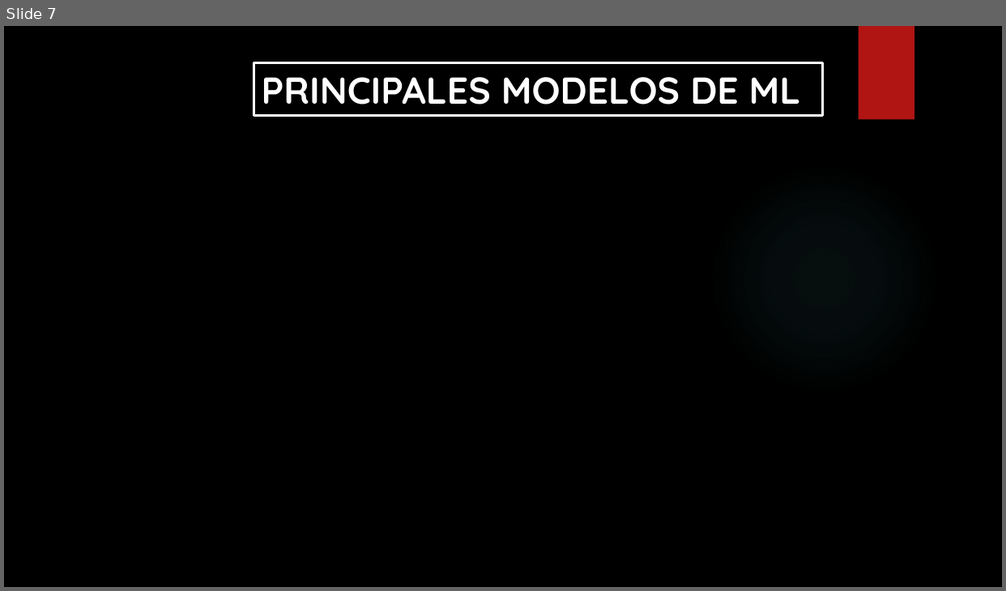
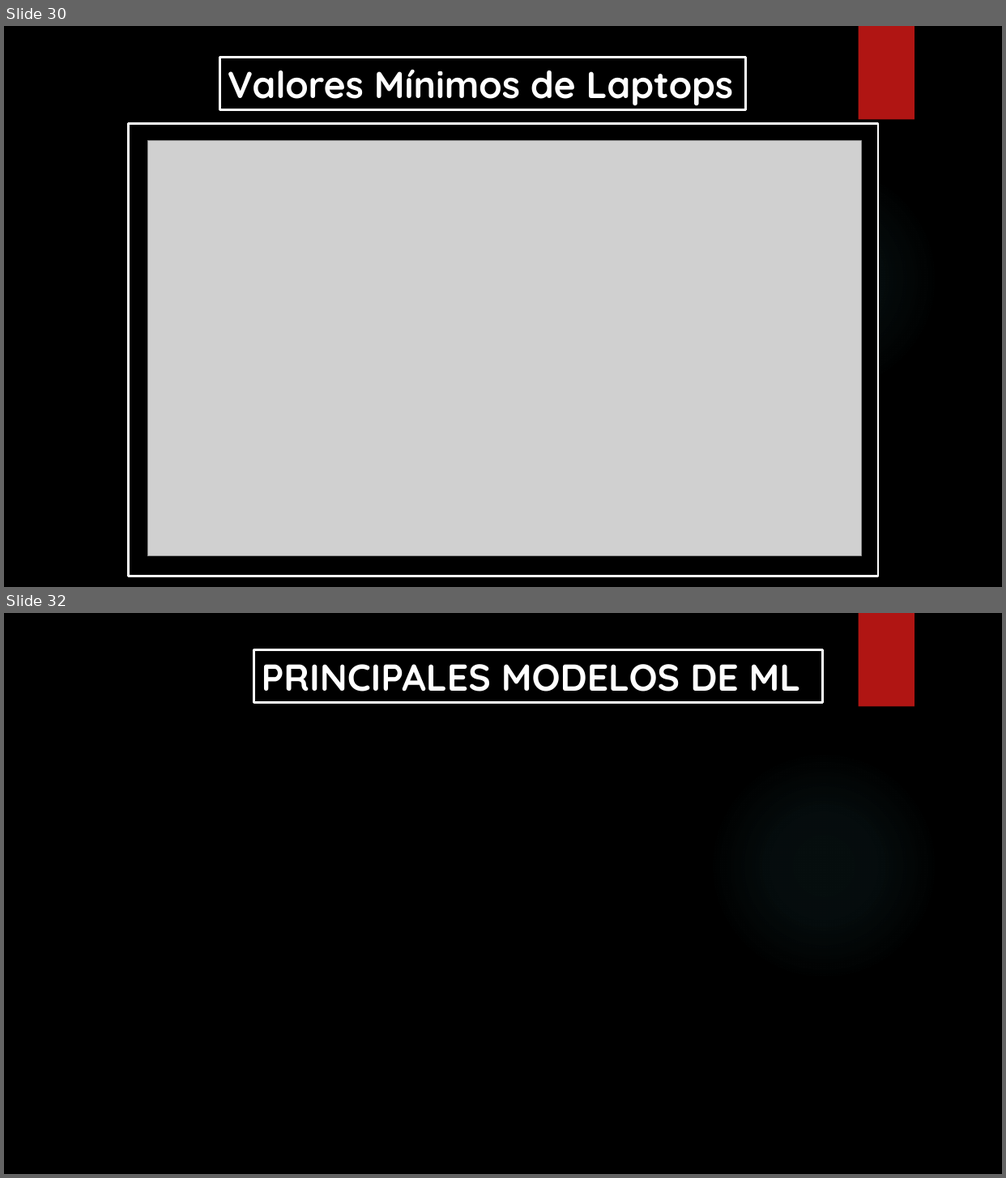
Before and after one commit to Isaac244/Proyecto_Machine_Learning, a slide deck: PROYECTO-MACHINE-LEARNING.pptx. Shown one above the other, each under a label of ours: slide 7 before the commit, slides 30 and 32 after it; the slides between them are not shown. The pictures are 1006x591 and 1006x1178 pixels, drawn with LibreOffice and Linux fonts; fonts in the diff are those of the drawing; grey boxes stand for pictures; background and template pictures are left out. Boxes give left, top, right and bottom in pixels: in the first picture for what was removed or moved away, otherwise in the second. Text is boxed around its words. In the diff, an @@ line names an element or a change of style, - is before the commit and + after.

```diff
--- a/PROYECTO-MACHINE-LEARNING.pptx
+++ b/PROYECTO-MACHINE-LEARNING.pptx
@@ slide 30 added at (4,26,1002,587), background picture (left out); not listed: 2 template elements that a slide beside it also shows @@
@@ rectangle added at (220,58,746,110), fill #000000, outline #FFFFFF 2.25 pt, 36 pt, text #FFFFFF, bold @@
+Valores Mínimos de Laptops
@@ rectangle added at (128,124,879,577), fill #000000, outline #FFFFFF 2.25 pt @@
@@ picture added at (147,140,861,556) @@
@@ what was slide 7 is now slide 32 @@
```
Also in this commit, not shown: 2 slides changed, 24 other slides added, 2 slides removed, 25 other files.
